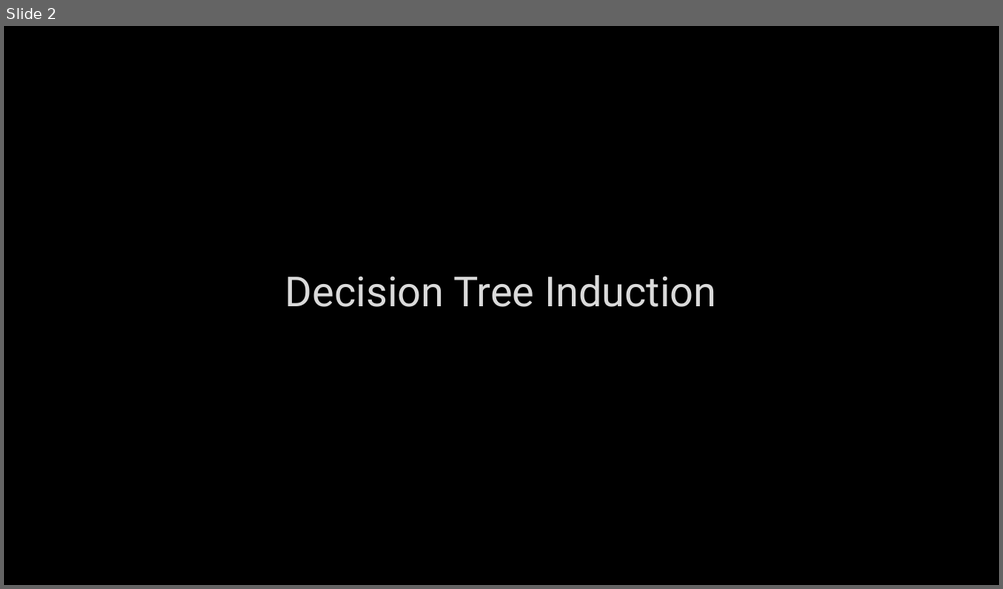
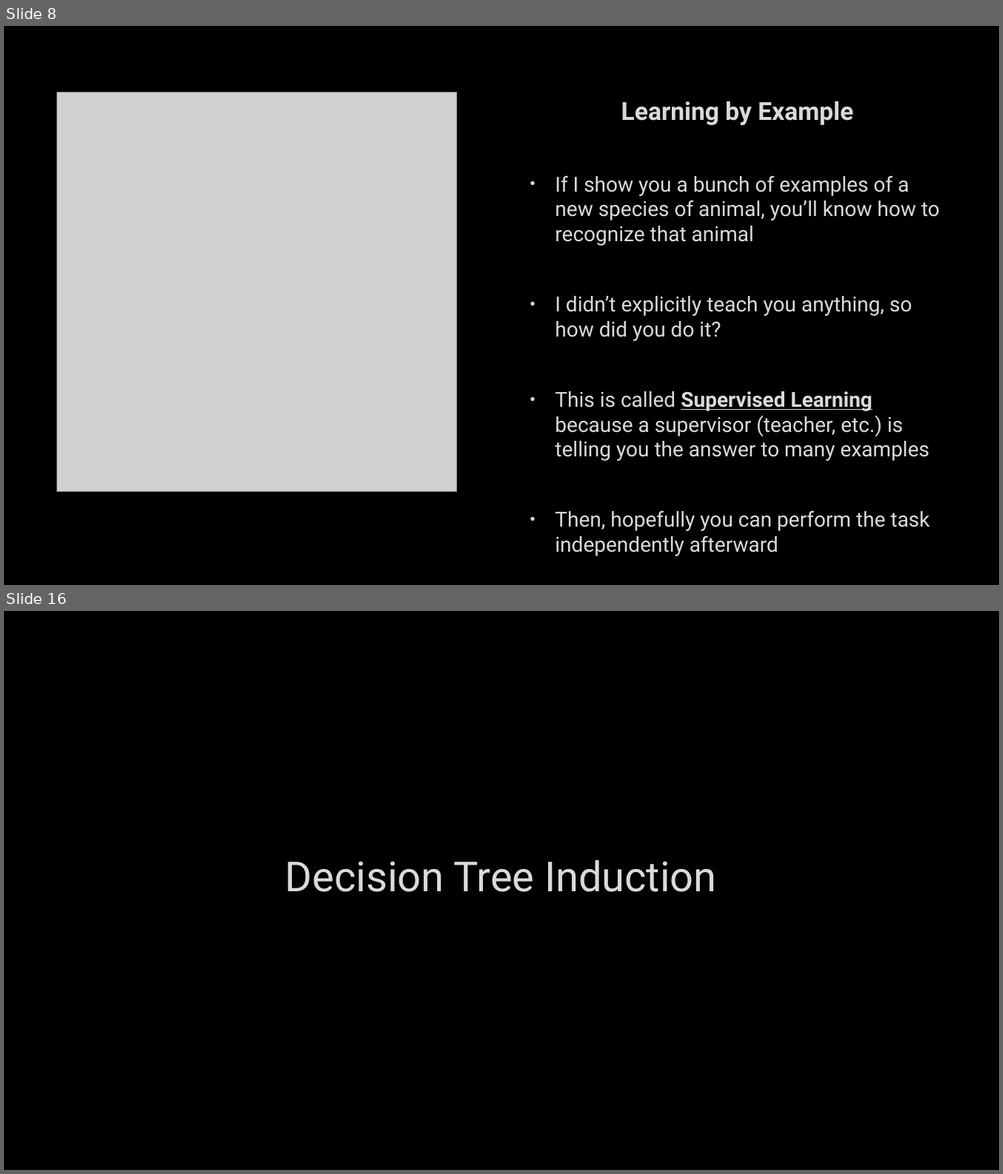
Before and after one commit to markfloryan/AI, a slide deck: slides/13-ML-DecisionTrees.pptx. Shown one above the other, each under a label of ours: slide 2 before the commit, slides 8 and 16 after it; the slides between them are not shown. The pictures are 1003x589 and 1003x1174 pixels, drawn with LibreOffice and Linux fonts; fonts in the diff are those of the drawing; grey boxes stand for pictures; background and template pictures are left out. Boxes give left, top, right and bottom in pixels: in the first picture for what was removed or moved away, otherwise in the second. Text is boxed around its words. In the diff, an @@ line names an element or a change of style, - is before the commit and + after.

```diff
--- a/slides/13-ML-DecisionTrees.pptx
+++ b/slides/13-ML-DecisionTrees.pptx
@@ slide 8 added at (x1=4, y1=26, x2=999, y2=585), background picture (left out) @@
@@ picture added at (x1=57, y1=92, x2=457, y2=491) @@
@@ text added at (x1=555, y1=101, x2=939, y2=557), 20 pt, text #DADADA @@
+Learning by Example
+• If I show you a bunch of examples of a new species of animal, you’ll know how to recognize that animal
+• I didn’t explicitly teach you anything, so how did you do it?
+• This is called Supervised Learning because a supervisor (teacher, etc.) is telling you the answer to many examples
+• Then, hopefully you can perform the task independently afterward
@@ what was slide 2 is now slide 16 @@
```
Also in this commit, not shown: 14 slides changed, 13 other slides added, 9 other files.
